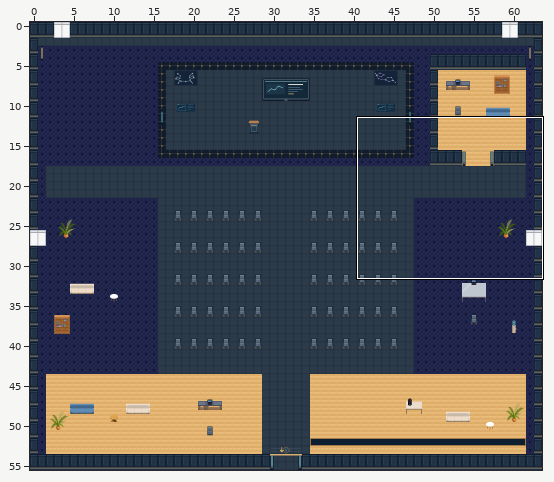
An edit to a level. Tiled map (JSON), maps/lunar-hall.tmj. The picture above shows the old version from afar; the outline marks the close-up.
Close-up. The starting point:
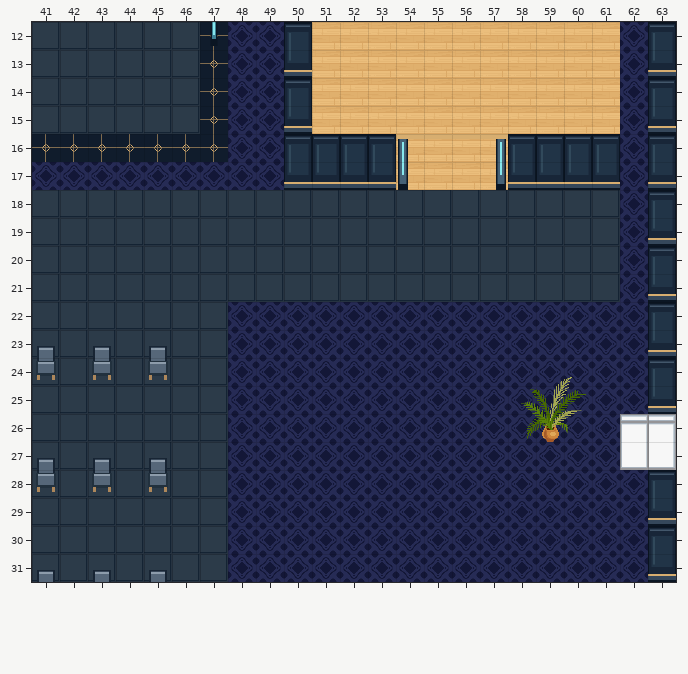
Cells are 32x32 px. Shown: x 41..63, y 12..31. The commit also changed other parts of the map, which this record leaves out.
The same view after the edit:
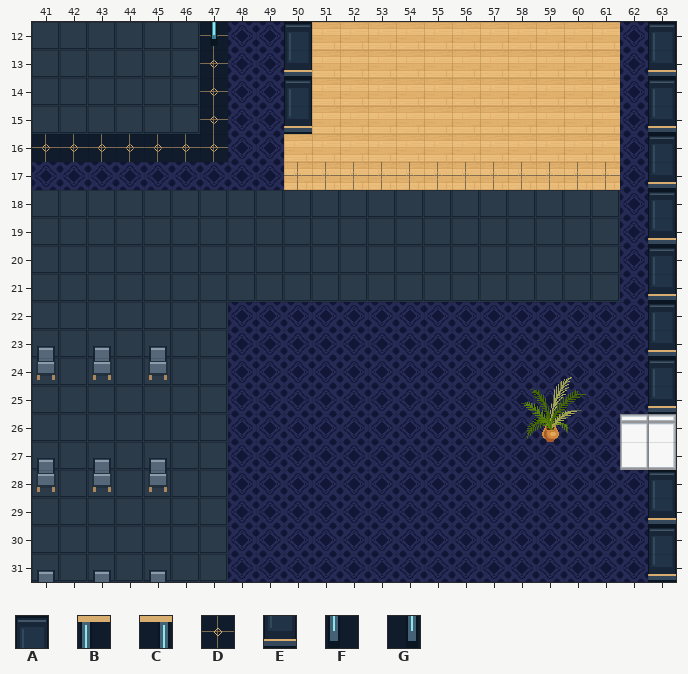
Key: from "art-0": A 0, B 1, C 4, D 15, E 16, F 17, G 20.
_ is an empty cell.
Changes in this commit:
{"where": "layer \"scenery-belowAvatar-0\""}
{"y":17,"x":50,"old":"____________","new":"DDDDDDDDDDDD"}
{"where": "layer \"scenery-aboveAvatar-0\" (removed)"}
{"y":16,"x":50,"old":"AAAAB","new":"_____"}
{"y":16,"x":57,"old":"CAAAA","new":"_____"}
{"y":17,"x":50,"old":"EEEEF","new":"_____"}
{"y":17,"x":57,"old":"GEEEE","new":"_____"}
{"label":"changed","picture_box":[284,134,620,190]}
